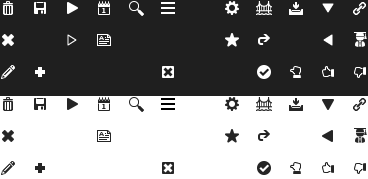
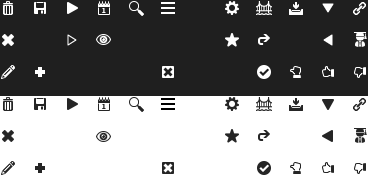
Layered file, before and after one edit (368px x 179px). Changes by layer:
renamed "document_orientation_landscape" to "eye_16_white", moved it above "garbage_can", painted on it over [96,34,111,46]
renamed "document_orientation_landscape_black" to "eye_16", painted on it over [96,130,111,142]
